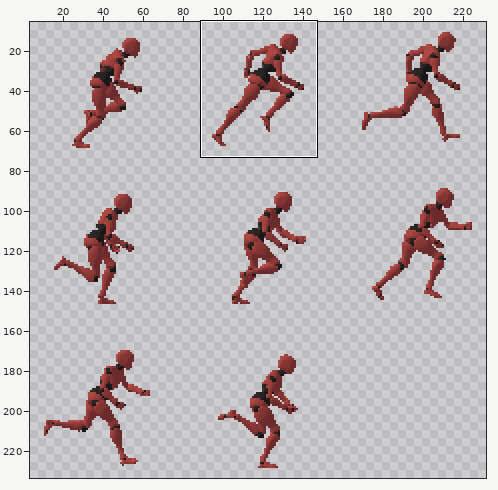
Edited in one commit: sprite sheet (scinese/Assets/Animation/ariana_anim/sprite_sheets/run_right.png). The picture above shows the old version from afar; the outline marks the close-up.
Close-up. Earlier state:
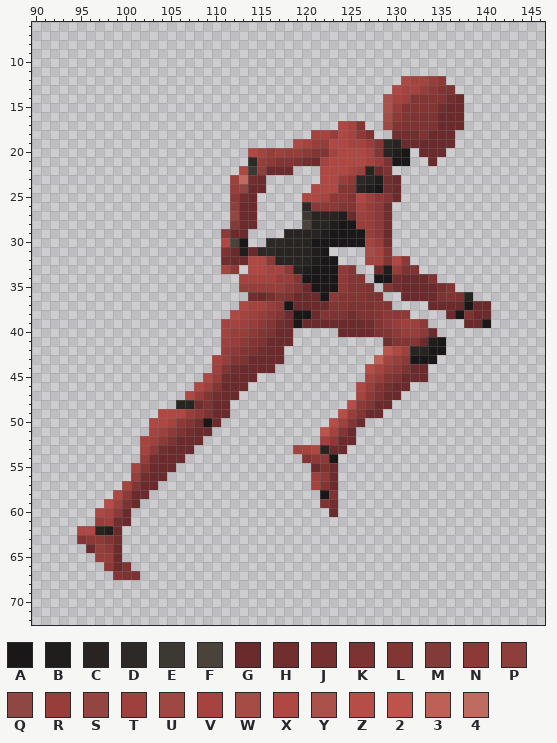
The file is 240x240 pixels. Colours within 5 levels of each other are drawn and written as one. Shown: x 90..146, y 6..72. The wide view leaves out empty margins. The commit also changed other parts of the picture, which this record leaves out.
Palette (. is transparent): A #191718  B #201e1d  C #272422  D #2d2926  E #3d3832  F #49433b  G #6b2b2c  H #712e2e  J #773030  K #7d3332  L #833534  M #823b39  N #8d3937  P #8e3f3b  Q #8e4742  R #973e3b  S #944541  T #9e403d  U #9d4843  V #a5433f  W #a54c46  X #af4843  Y #ab514b  Z #b64d47  2 #bd544c  3 #bf6057  4 #be6b60
The result:
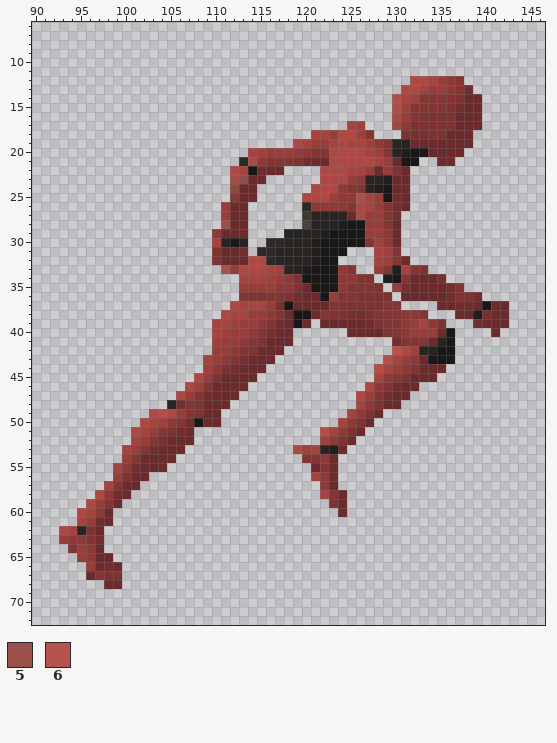
Colours new in this view: 5 #9a504a  6 #b7534c
Edits made:
@@ palette @@
-4 #be6b60
+4 #944c46
@@ x 90..146 @@
 11 .........................................................
-12 .........................................XVVRN...........
-13 ........................................XVVRNLK..........
-14 .......................................YVTLLLLHG.........
-15 .......................................YRLLLLHGG.........
-16 .......................................WNLKKKGGG.........
-17 ..................................XVL..ULKKKKGGG.........
-18 ...............................VVRXVNK..HHHKGGG..........
-19 .............................XVRRXXVVRLDCGGGGGG..........
-20 ........................XVRTRRNLLVXXXVLCBA.GGG...........
-21 ........................DRNLLKHGVXXXXVRKAA..G............
-22 .......................XEPGGG...XXXVTCGK.................
-23 ......................T4HG......XXRNDCBHG................
-24 ......................RQGG.....XXXLLCBAHG................
-25 ......................NHG.....XXVNNLXTNLG................
-26 ......................PGG.....DMNNLLVRNH.................
-27 ......................SGG.....ECCCBGTRNH.................
-28 ......................MGG.....FCCBAARRNH.................
-29 .....................NGG....CCCCBAAAARNG.................
-30 .....................XFA..DDCCCAAAAAAVRH.................
-31 .....................KGBGDDCCCCBA....WVL.................
-32 .....................HGGXXNCCCCBAA...VVLXN...............
-33 .....................VN.XXVVNCBAAANL..GBRKK..............
-34 .......................VVVVRRLAAAANLL.AAHGGGK............
-35 .......................RRRRRNLGAAANLLK.LHGGGGJL..........
-36 ........................HGJLKGGGANLLLKK..GGGGKLKC........
-37 .......................XVVRNAGGGGLLKKKLL....GGGGAGG......
-38 ......................XVTRNLGAAGLKKHKKLNNN....GAKGG......
-39 .....................VVTRNLHGAGGGGGGGHLNRTTN....GGA......
-40 .....................VRRNLKGG.....GGGGKLNRRNG............
-41 .....................TRNLKGGG..........HLLLGBA...........
-42 .....................RNLKHGG...........2XTCCAA...........
-43 ....................VRLKGGGG..........3VRNAAA............
-44 ....................TLHGGGG..........ZVRNKGG.............
-45 ...................XRHGGG............VRLKGGG.............
-46 ..................XTLGGG............XRLJGG...............
-47 .................XRLHGG.............VNKGG................
-48 ................CCHKGG.............ZNLGG.................
-49 ..............XXXRNKGG............ZRLGG..................
-50 .............XXVNLHAG............ZTLG....................
-51 .............VTNKHGG............2VLG.....................
-52 ............VTNKGGG.............TNGG.....................
-53 ............VNHGGG...........VVXCGG......................
-54 ............RHGGG.............LNNA.......................
-55 ...........VLGGG...............GKG.......................
-56 ...........RHGG................TNG.......................
-57 ..........VLGG.................VLG.......................
-58 .........XNGG...................AK.......................
-59 ........ZTKG....................KH.......................
-60 .......XVNG......................G.......................
-61 .......RTHG..............................................
-62 .....XXCBG...............................................
-63 .....LNNLH...............................................
-64 ......GRNG...............................................
-65 .......RRG...............................................
-66 ........NGK..............................................
-67 .........LKK.............................................
-68 .........................................................
+12 ..........................................XXVRNL.........
+13 .........................................XXVRRNLH........
+14 ........................................YVTLLLLKGG.......
+15 ........................................YTLLLLKHGG.......
+16 ........................................WRLKKKKGGG.......
+17 ...................................VT...UNKKKKKGGG.......
+18 ...............................VVRXXTL...KJJKKGGG........
+19 .............................XVRRVXVVTNLCCGGGGGGG........
+20 ........................VTRRRPNLLXXXXVTLCBAAGGGG.........
+21 .......................DWNLLLKHGGWXXXXVRGAA..GG..........
+22 ......................XVAHGG....XXXVVRGRKG...............
+23 ......................W4GG......XXWRNCCBGG...............
+24 ......................QGG......XXXNLLCBAGG...............
+25 ......................MGG.....XXXRNNYVRAHG...............
+26 .....................RGG......DNNNNLWVRLHG...............
+27 .....................RGG......ECCCCGWRRLH................
+28 .....................5GG......FCCCBAARRLG................
+29 ....................NGGG....CCCCBAAAARRNG................
+30 ....................VCAC..DDCCCBAAAAALTNG................
+31 ....................KGGH.DDCCCCBAAA...VTL................
+32 ....................KGGGXXDCCCCBAA....VTLG...............
+33 .....................YPXXXVTCCBAAANL..RLBVLK.............
+34 .......................VVVTRNKAAAANNLK.BALGGGJ...........
+35 .......................RRRRNNKGAAANLLLK.RJGGGGHL.........
+36 .......................LKKLLKHGGARLLKKKK.GGGGGHKKH.......
+37 ......................XVVVRJAGGGGLLKKKKLL....GGHHGAGG....
+38 .....................XVVRRNLGAAGLKKJHKLLLNNL...GGBJGG....
+39 ....................VVTRRNLHGAG.GGGGGHKLLNRVNK...HGGG....
+40 ....................VTRRNLJGG......GGGGKLNRRRGA....G.....
+41 ....................TRRNLKGGG...........HLLLGCA..........
+42 ....................RRNLKGGG............6XTCCAA..........
+43 ...................VRNLJGGG............ZVRNGAAA..........
+44 ...................TNKHGGG............ZVRNLGGG...........
+45 ..................XRKGGGG.............VNLKGGG............
+46 .................XTLGGGG.............XNLHGG..............
+47 ................XRLHGGG.............XRLHGG...............
+48 ...............CHLKGGG..............VNKGG................
+49 .............XZXRLKGG..............VNKG..................
+50 ............XVTNLHAGG.............VNKG...................
+51 ...........XVRLKHG..............ZVNKG....................
+52 ...........VRLJGGG..............TNKG.....................
+53 ..........VRLHGGG............XTVCBG......................
+54 ..........RLGGGG..............LLNG.......................
+55 .........VNHGGG................GLG.......................
+56 .........RKGG..................VNG.......................
+57 ........VLGG....................NG.......................
+58 .......XNHG.....................VLG......................
+59 ......XRLG.......................KG......................
+60 .....XVNG.........................G......................
+61 .....VRHG................................................
+62 ...XVCKG.................................................
+63 ...RNNLH.................................................
+64 ....LRNG.................................................
+65 .....RNGG................................................
+66 ......RGHG...............................................
+67 ......GLKK...............................................
+68 ........GG...............................................
 69 .........................................................
Boxes around the changes in both close-ups, in picture pixels (x1, y1, x2, y2):
changed: (59, 76, 509, 589)
